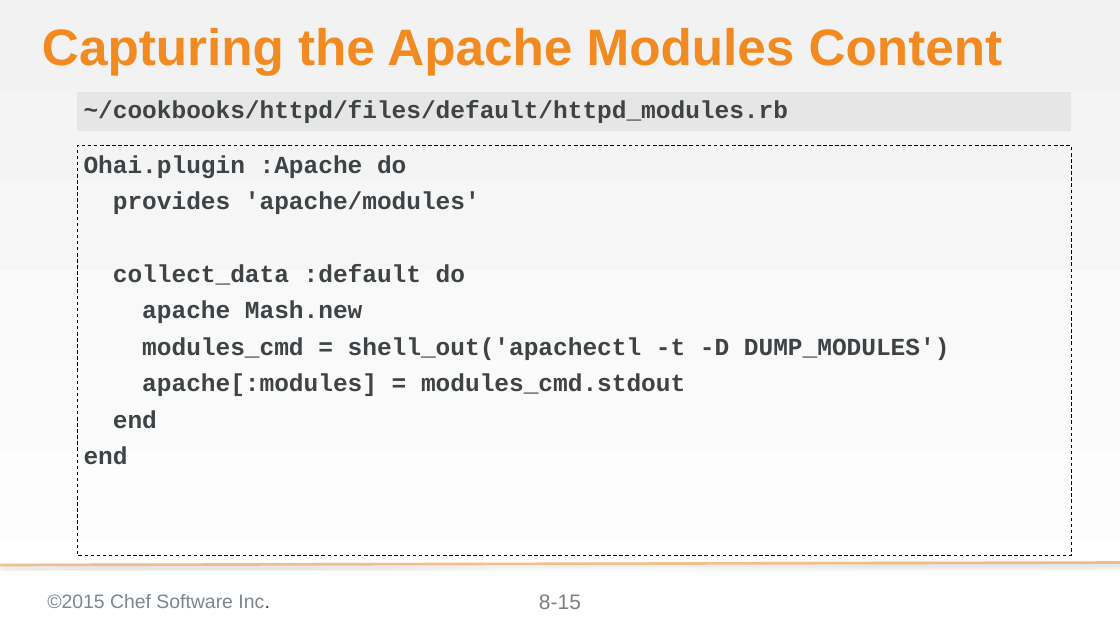
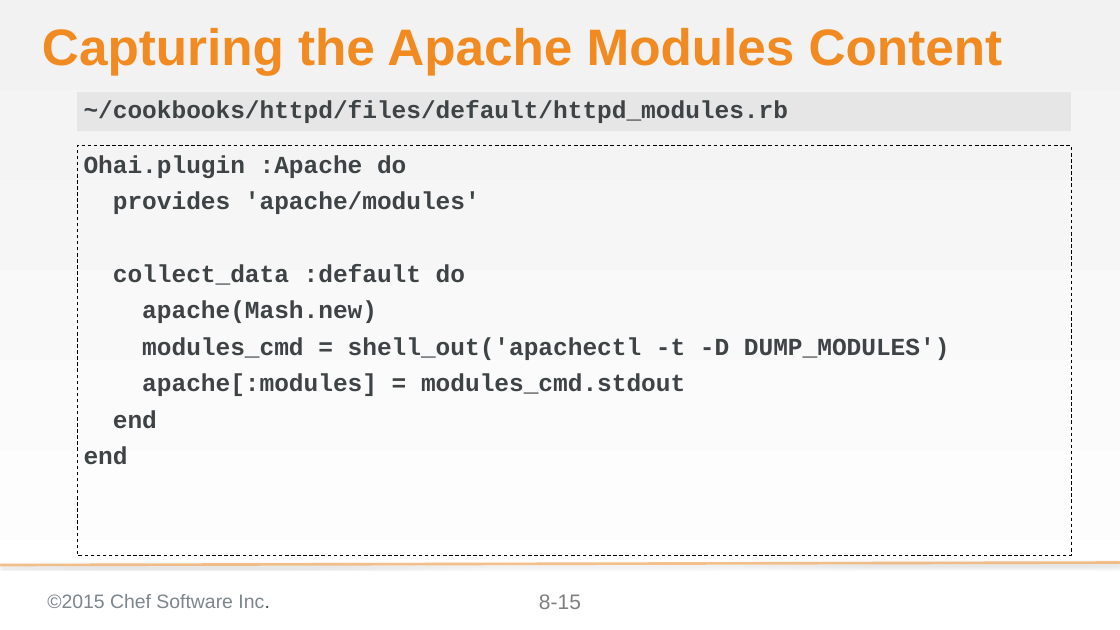
Before and after one commit to chef-training/extending_cookbooks, a slide deck: slide 15 of 08-creating_ohai_plugins.pptx. Drawn at 1120x630 pixels with LibreOffice and Linux fonts; fonts in the diff are those of the drawing; background and template pictures are left out. Boxes give left, top, right and bottom in pixels: in the first picture for what was removed or moved away, otherwise in the second. Text is boxed around its words. In the diff, an @@ line names an element or a change of style, - is before the commit and + after.

```diff
--- a/08-creating_ohai_plugins.pptx
+++ b/08-creating_ohai_plugins.pptx
@@ text at bbox=[142, 301, 377, 323]: text changed @@
-apache Mash.new
+apache(Mash.new)
```
Also in this commit, not shown: 2 other slides changed.
